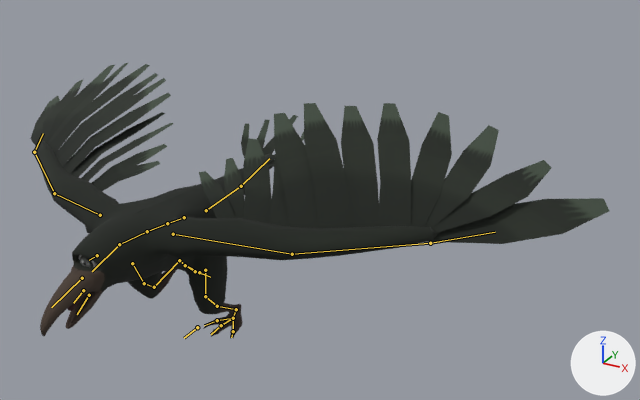
The Blender file actors/characters/enemies/bosses/envy/envy.blend as it was, and as the next commit left it.
One viewpoint serves both versions: a 50 mm lens placed at (12.23, -15.71, 12.2), pointed at (2.53, 1.93, 3.38). Every picture has the same lights, and +X, +Y and +Z are marked at lower right. Both versions are drawn at frame 10 of the action 'CHASE'; the numbers are the values there. The bones that bend it are drawn over the model as lines.
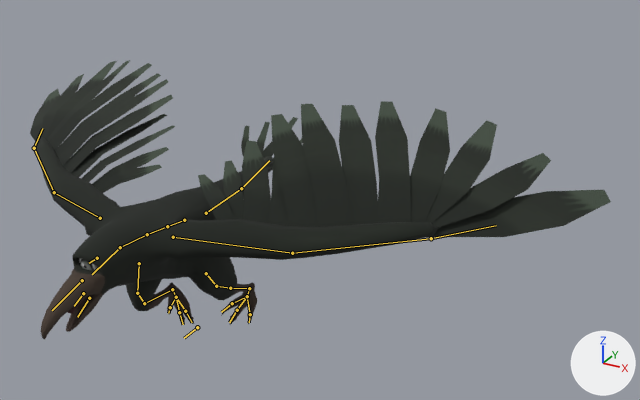
Where the change shows, as pixel boxes [x1, y1, x2, y2] in the pictures (640 x 400 px):
```json
{"object": "Plane", "change": "posed", "before": [31, 63, 609, 339], "after": [30, 60, 611, 340]}
{"bone": "hip", "before": "(184, 217) to (167, 223)", "after": "(184, 220) to (167, 226)"}
{"bone": "arm_l", "before": "(173, 234) to (292, 254)", "after": "(173, 237) to (292, 253)"}
{"bone": "arm_r", "before": "(100, 215) to (54, 193)", "after": "(100, 218) to (54, 192)"}
{"bone": "thigh_l", "before": "(205, 270) to (205, 296)", "after": "(206, 273) to (216, 286)"}
{"bone": "knee_l", "before": "(205, 296) to (217, 306)", "after": "(216, 286) to (230, 288)"}
{"bone": "calf_l", "before": "(217, 306) to (236, 309)", "after": "(230, 288) to (249, 288)"}
{"bone": "foot_interior_l", "before": "(233, 318) to (217, 320)", "after": "(247, 296) to (232, 303)"}
{"bone": "foot_center_l", "before": "(233, 318) to (221, 325)", "after": "(247, 296) to (237, 310)"}
{"bone": "foot_exterior_l", "before": "(233, 318) to (233, 331)", "after": "(247, 296) to (250, 314)"}
{"bone": "thigh_r", "before": "(132, 263) to (144, 283)", "after": "(139, 263) to (137, 293)"}
{"bone": "knee_r", "before": "(144, 283) to (154, 287)", "after": "(137, 293) to (144, 303)"}
{"bone": "foot_interior_r", "before": "(185, 265) to (199, 272)", "after": "(176, 297) to (185, 311)"}
{"bone": "foot_center_r", "before": "(185, 265) to (195, 271)", "after": "(176, 297) to (179, 312)"}
{"bone": "foot_exterior_r", "before": "(185, 265) to (185, 265)", "after": "(176, 297) to (170, 307)"}
```

The change, as JSON lines over the scene's bpy script:
```json
{"block": "bone_hip", "where": "bone_hip = bpy.data.objects['Armature'].pose.bones['hip']"}
{"op": "set", "path": "bone_hip.location", "old": "(0.0, 0.04, -0.26)", "new": "(0.0, 0.03, -0.19)"}
{"block": "bone_arm_l", "where": "bone_arm_l = bpy.data.objects['Armature'].pose.bones['arm_l']  # child of 'neck'"}
{"op": "set", "path": "bone_arm_l.rotation_quaternion", "old": "(0.928, -0.129, 0.247, 0.247)", "new": "(0.929, -0.111, 0.246, 0.252)", "note": "degrees (-8, 32, 28) -> degrees (-5, 31, 29)"}
{"block": "bone_arm_r", "where": "bone_arm_r = bpy.data.objects['Armature'].pose.bones['arm_r']  # child of 'neck'"}
{"op": "set", "path": "bone_arm_r.rotation_quaternion", "old": "(0.928, -0.129, -0.247, -0.247)", "new": "(0.929, -0.111, -0.246, -0.252)", "note": "degrees (-8, -32, -28) -> degrees (-5, -31, -29)"}
{"block": "bone_thigh_l", "where": "bone_thigh_l = bpy.data.objects['Armature'].pose.bones['thigh_l']  # child of 'hip'"}
{"op": "set", "path": "bone_thigh_l.location", "old": "(0.01, 0.32, -0.12)", "new": "(0.01, 0.36, -0.11)"}
{"op": "set", "path": "bone_thigh_l.rotation_quaternion", "old": "(0.827, -0.177, 0.009, 0.006)", "new": "(0.857, 0.104, -0.005, -0.003)", "note": "degrees (-24, 1, 1) -> degrees (14, -1, -1)"}
{"block": "bone_knee_l", "where": "bone_knee_l = bpy.data.objects['Armature'].pose.bones['knee_l']  # child of 'thigh_l'"}
{"op": "set", "path": "bone_knee_l.rotation_quaternion", "old": "(0.957, 0.094, 0.013, 0.004)", "new": "(0.964, -0.051, -0.007, -0.002)", "note": "degrees (11, 1, 1) -> degrees (-6, -1, 0)"}
{"block": "bone_calf_l", "where": "bone_calf_l = bpy.data.objects['Armature'].pose.bones['calf_l']  # child of 'knee_l'"}
{"op": "set", "path": "bone_calf_l.rotation_quaternion", "old": "(0.681, 0.685, -0.035, -0.051)", "new": "(0.764, 0.596, -0.03, -0.044)", "note": "degrees (90, 1, -7) -> degrees (76, 0, -6)"}
{"block": "bone_foot_interior_l", "where": "bone_foot_interior_l = bpy.data.objects['Armature'].pose.bones['foot_interior_l']  # child of 'heel_l'"}
{"op": "set", "path": "bone_foot_interior_l.rotation_quaternion", "old": "(0.714, 0.47, 0.398, 0.01)", "new": "(0.788, 0.346, 0.293, 0.007)", "note": "degrees (79, 39, 34) -> degrees (53, 34, 18)"}
{"block": "bone_foot_center_l", "where": "bone_foot_center_l = bpy.data.objects['Armature'].pose.bones['foot_center_l']  # child of 'heel_l'"}
{"op": "set", "path": "bone_foot_center_l.rotation_quaternion", "old": "(0.714, 0.332, 0.076, 0.513)", "new": "(0.788, 0.244, 0.056, 0.377)", "note": "degrees (40, -15, 66) -> degrees (31, -7, 49)"}
{"block": "bone_foot_exterior_l", "where": "bone_foot_exterior_l = bpy.data.objects['Armature'].pose.bones['foot_exterior_l']  # child of 'heel_l'"}
{"op": "set", "path": "bone_foot_exterior_l.rotation_quaternion", "old": "(0.714, 0.381, -0.342, -0.342)", "new": "(0.788, 0.28, -0.252, -0.251)", "note": "degrees (65, -15, -61) -> degrees (46, -18, -43)"}
{"block": "bone_thigh_r", "where": "bone_thigh_r = bpy.data.objects['Armature'].pose.bones['thigh_r']  # child of 'hip'"}
{"op": "set", "path": "bone_thigh_r.location", "old": "(0.04, -0.24, -0.85)", "new": "(0.03, -0.13, -0.67)"}
{"op": "set", "path": "bone_thigh_r.rotation_quaternion", "old": "(0.846, 0.001, 0.0, 0.0)", "new": "(0.816, -0.281, -0.014, -0.009)", "note": "degrees (0, 0, 0) -> degrees (-38, -2, -1)"}
{"block": "bone_knee_r", "where": "bone_knee_r = bpy.data.objects['Armature'].pose.bones['knee_r']  # child of 'thigh_r'"}
{"op": "set", "path": "bone_knee_r.rotation_quaternion", "old": "(0.962, 0.002, 0.0, 0.0)", "new": "(0.954, 0.147, -0.02, -0.007)", "note": "degrees (0, 0, 0) -> degrees (17, -2, -1)"}
{"block": "bone_foot_interior_r", "where": "bone_foot_interior_r = bpy.data.objects['Armature'].pose.bones['foot_interior_r']  # child of 'heel_r'"}
{"op": "set", "path": "bone_foot_interior_r.rotation_quaternion", "old": "(0.942, -0.023, 0.019, 0.0)", "new": "(0.887, 0.109, -0.092, -0.002)", "note": "degrees (-3, 2, 0) -> degrees (14, -12, -2)"}
{"block": "bone_foot_center_r", "where": "bone_foot_center_r = bpy.data.objects['Armature'].pose.bones['foot_center_r']  # child of 'heel_r'"}
{"op": "set", "path": "bone_foot_center_r.rotation_quaternion", "old": "(0.942, -0.016, 0.004, 0.025)", "new": "(0.887, 0.077, -0.018, -0.119)", "note": "degrees (-2, 1, 3) -> degrees (10, -1, -15)"}
{"block": "bone_foot_exterior_r", "where": "bone_foot_exterior_r = bpy.data.objects['Armature'].pose.bones['foot_exterior_r']  # child of 'heel_r'"}
{"op": "set", "path": "bone_foot_exterior_r.rotation_quaternion", "old": "(0.942, -0.019, -0.017, -0.017)", "new": "(0.887, 0.089, 0.08, 0.079)", "note": "degrees (-2, -2, -2) -> degrees (12, 9, 11)"}
```
